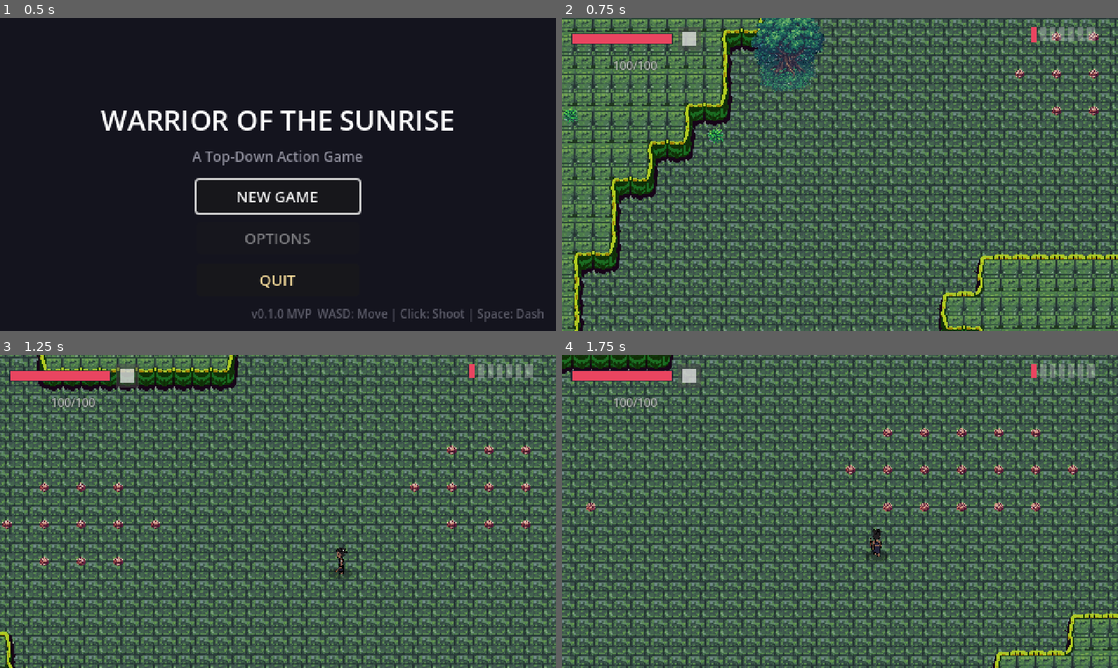
Above: before the commit, frames 1-4 (two rows, left to right).
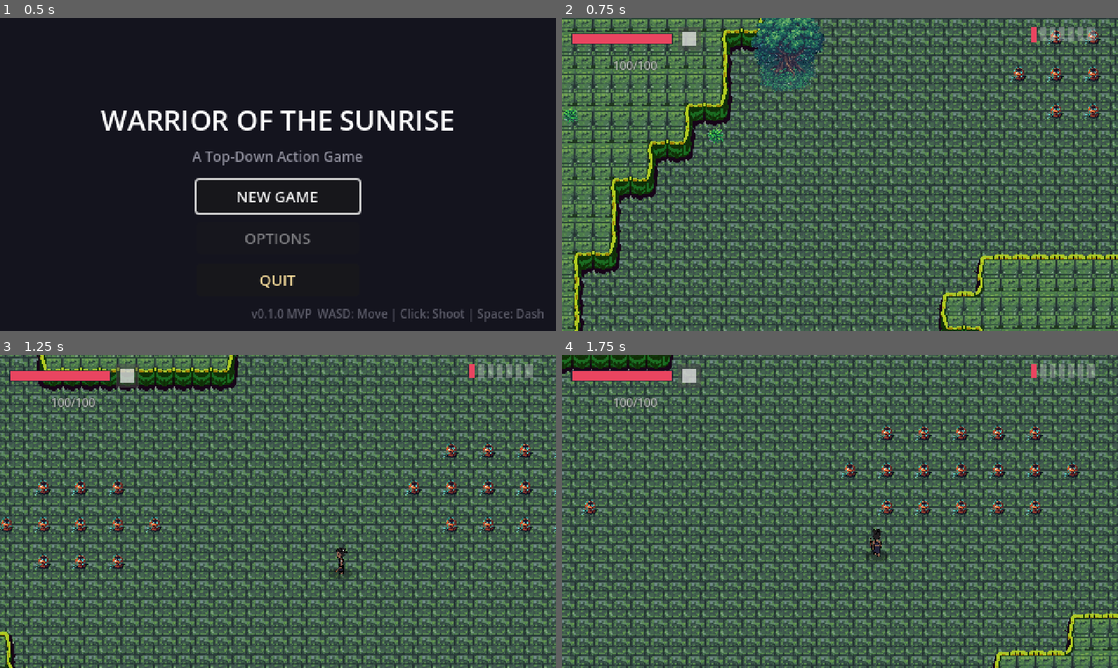
Above: after the commit, the same moments.

Repository: malfizhseki24/TopDownShooter
Game: Godot game, scene res://scenes/ui/main_menu.tscn
The game is run twice, just before and just after one commit, with the same random seed, the same clock (stepped at 60 frames per second) and the same inputs.
Inputs (mouse positions are in pixels of both pictures, inside the frame that each line leads up to):
- Up to frame 1 (0.5 s): no input
- Up to frame 2 (0.75 s): click "NEW GAME" at 0.5 s
- Up to frame 3 (1.25 s): no input
- Up to frame 4 (1.75 s): move the mouse to (962, 495) at 1.27 s; hold D (move_right) from 1.28 s (still down); hold E (interact) from 1.28 s (still down)

Frame 1 is identical in both runs. In frame 2, 0.6% of the frame differs, in the area x 80-97%, y 3-33%; in frame 3, 1.7%, in the area x 0-100%, y 27-69%; in frame 4, 1.4%.

Commit message:
feat: Update pixel art assets and add Sun Piercer animation
- Replace destructible assets with high-res versions (1024x1024px)
  - ancient_pot, bone_totem, corrupted_root, shadow_pillar
  - Scale adjusted to 0.02 in scenes for proper display
- Replace sun_shard pickup with high-res asset
  - Update BASE_SCALE constant to 0.02
- Add Sun Piercer projectile animation
  - 5-frame animated spritesheet (FB001-FB005)
  - Convert from Sprite2D to AnimatedSprite2D
  - 10 FPS looping "fly" animation

Co-Authored-By: Claude Opus 4.6 <noreply@anthropic.com>

Diff:
--- /dev/null
+++ b/assets/sprites/projectiles/sun_piercer/sun_piercer_frames.tres
@@ -0,0 +1,30 @@
+[gd_resource type="SpriteFrames" format=3 uid="uid://sun_piercer_frames"]
+
+[ext_resource type="Texture2D" uid="uid://bvnb2lmjx24u8" path="res://assets/sprites/projectiles/sun_piercer/FB001.png" id="frame1"]
+[ext_resource type="Texture2D" uid="uid://dna3aad5x4am2" path="res://assets/sprites/projectiles/sun_piercer/FB002.png" id="frame2"]
+[ext_resource type="Texture2D" uid="uid://cbj15nsr8n8hn" path="res://assets/sprites/projectiles/sun_piercer/FB003.png" id="frame3"]
+[ext_resource type="Texture2D" uid="uid://dc3kbr5sorsg8" path="res://assets/sprites/projectiles/sun_piercer/FB004.png" id="frame4"]
+[ext_resource type="Texture2D" uid="uid://cwn08j6p1gcd1" path="res://assets/sprites/projectiles/sun_piercer/FB005.png" id="frame5"]
+
+[resource]
+animations = [{
+"frames": [{
+	"duration": 1.0,
+	"texture": ExtResource("frame1")
+}, {
+	"duration": 1.0,
+	"texture": ExtResource("frame2")
+}, {
+	"duration": 1.0,
+	"texture": ExtResource("frame3")
+}, {
+	"duration": 1.0,
+	"texture": ExtResource("frame4")
+}, {
+	"duration": 1.0,
+	"texture": ExtResource("frame5")
+}],
+"loop": true,
+"name": &"fly",
+"speed": 10.0
+}]
--- a/scenes/interactables/ancient_pot.tscn
+++ b/scenes/interactables/ancient_pot.tscn
@@ -17,12 +17,12 @@
 [node name="Shadow" type="Sprite2D" parent="."]
 z_index = -1
 position = Vector2(0, 2)
-scale = Vector2(0.15, 0.08)
+scale = Vector2(0.012, 0.006)
 modulate = Color(0, 0, 0, 0.3)
 texture = ExtResource("2_sprite")
 
 [node name="Sprite" type="Sprite2D" parent="."]
-scale = Vector2(0.25, 0.25)
+scale = Vector2(0.02, 0.02)
 texture = ExtResource("2_sprite")
 
 [node name="CollisionShape2D" type="CollisionShape2D" parent="."]
--- a/scenes/interactables/bone_totem.tscn
+++ b/scenes/interactables/bone_totem.tscn
@@ -17,12 +17,12 @@
 [node name="Shadow" type="Sprite2D" parent="."]
 z_index = -1
 position = Vector2(0, 3)
-scale = Vector2(0.15, 0.08)
+scale = Vector2(0.012, 0.006)
 modulate = Color(0, 0, 0, 0.3)
 texture = ExtResource("2_sprite")
 
 [node name="Sprite" type="Sprite2D" parent="."]
-scale = Vector2(0.25, 0.25)
+scale = Vector2(0.02, 0.02)
 texture = ExtResource("2_sprite")
 
 [node name="CollisionShape2D" type="CollisionShape2D" parent="."]
--- a/scenes/interactables/corrupted_root.tscn
+++ b/scenes/interactables/corrupted_root.tscn
@@ -17,12 +17,12 @@
 [node name="Shadow" type="Sprite2D" parent="."]
 z_index = -1
 position = Vector2(0, 2)
-scale = Vector2(0.15, 0.08)
+scale = Vector2(0.012, 0.006)
 modulate = Color(0, 0, 0, 0.3)
 texture = ExtResource("2_sprite")
 
 [node name="Sprite" type="Sprite2D" parent="."]
-scale = Vector2(0.25, 0.25)
+scale = Vector2(0.02, 0.02)
 texture = ExtResource("2_sprite")
 
 [node name="CollisionShape2D" type="CollisionShape2D" parent="."]
--- a/scenes/interactables/shadow_pillar.tscn
+++ b/scenes/interactables/shadow_pillar.tscn
@@ -17,12 +17,12 @@
 [node name="Shadow" type="Sprite2D" parent="."]
 z_index = -1
 position = Vector2(0, 3)
-scale = Vector2(0.15, 0.08)
+scale = Vector2(0.012, 0.006)
 modulate = Color(0, 0, 0, 0.3)
 texture = ExtResource("2_sprite")
 
 [node name="Sprite" type="Sprite2D" parent="."]
-scale = Vector2(0.25, 0.25)
+scale = Vector2(0.02, 0.02)
 texture = ExtResource("2_sprite")
 
 [node name="CollisionShape2D" type="CollisionShape2D" parent="."]
--- a/scenes/pickups/sun_shard.tscn
+++ b/scenes/pickups/sun_shard.tscn
@@ -10,7 +10,7 @@
 script = ExtResource("1_shard")
 
 [node name="Visual" type="Sprite2D" parent="."]
-scale = Vector2(0.25, 0.25)
+scale = Vector2(0.02, 0.02)
 texture = ExtResource("2_texture")
 
 [node name="CollisionShape2D" type="CollisionShape2D" parent="."]
--- a/scenes/player/sun_piercer.tscn
+++ b/scenes/player/sun_piercer.tscn
@@ -1,7 +1,7 @@
 [gd_scene load_steps=7 format=3 uid="uid://sun_piercer_projectile"]
 
 [ext_resource type="Script" path="res://scripts/player/sun_piercer.gd" id="1_piercer"]
-[ext_resource type="Texture2D" path="res://assets/sprites/projectiles/sun_piercer.png" id="2_texture"]
+[ext_resource type="SpriteFrames" path="res://assets/sprites/projectiles/sun_piercer/sun_piercer_frames.tres" id="2_frames"]
 
 [sub_resource type="RectangleShape2D" id="RectangleShape2D_piercer"]
 size = Vector2(32, 12)
@@ -28,9 +28,11 @@
 [node name="SunPiercer" type="Area2D"]
 script = ExtResource("1_piercer")
 
-[node name="Sprite2D" type="Sprite2D" parent="."]
+[node name="AnimatedSprite2D" type="AnimatedSprite2D" parent="."]
 scale = Vector2(1.5, 1.5)
-texture = ExtResource("2_texture")
+sprite_frames = ExtResource("2_frames")
+animation = &"fly"
+autoplay = "fly"
 
 [node name="CollisionShape2D" type="CollisionShape2D" parent="."]
 shape = SubResource("RectangleShape2D_piercer")
--- a/scripts/pickups/sun_shard.gd
+++ b/scripts/pickups/sun_shard.gd
@@ -41,7 +41,7 @@
 @onready var glow: PointLight2D = $Glow
 
 # Base scale (set in scene)
-const BASE_SCALE: float = 0.25
+const BASE_SCALE: float = 0.02
 
 # Player reference for magnetic pull
 var _player: Node2D = null
--- a/scripts/player/sun_piercer.gd
+++ b/scripts/player/sun_piercer.gd
@@ -19,7 +19,7 @@
 var _hit_enemies: Dictionary = {}  # enemy -> time of hit
 
 # References
-@onready var sprite: Sprite2D = $Sprite2D
+@onready var sprite: AnimatedSprite2D = $AnimatedSprite2D
 @onready var glow: PointLight2D = $Glow
 @onready var trail: GPUParticles2D = $TrailParticles
 @onready var hit_cooldown_timer: Timer = $HitCooldownTimer
Binary file changed: assets/sprites/interactables/destructibles/ancient_pot.png
Binary file changed: assets/sprites/interactables/destructibles/bone_totem.png
Binary file changed: assets/sprites/interactables/destructibles/corrupted_root.png
Binary file changed: assets/sprites/interactables/destructibles/shadow_pillar.png
Binary file changed: assets/sprites/pickups/sun_shard.png
Binary file added: assets/sprites/projectiles/sun_piercer/FB001.png
Binary file added: assets/sprites/projectiles/sun_piercer/FB002.png
Binary file added: assets/sprites/projectiles/sun_piercer/FB003.png
Binary file added: assets/sprites/projectiles/sun_piercer/FB004.png
Binary file added: assets/sprites/projectiles/sun_piercer/FB005.png
